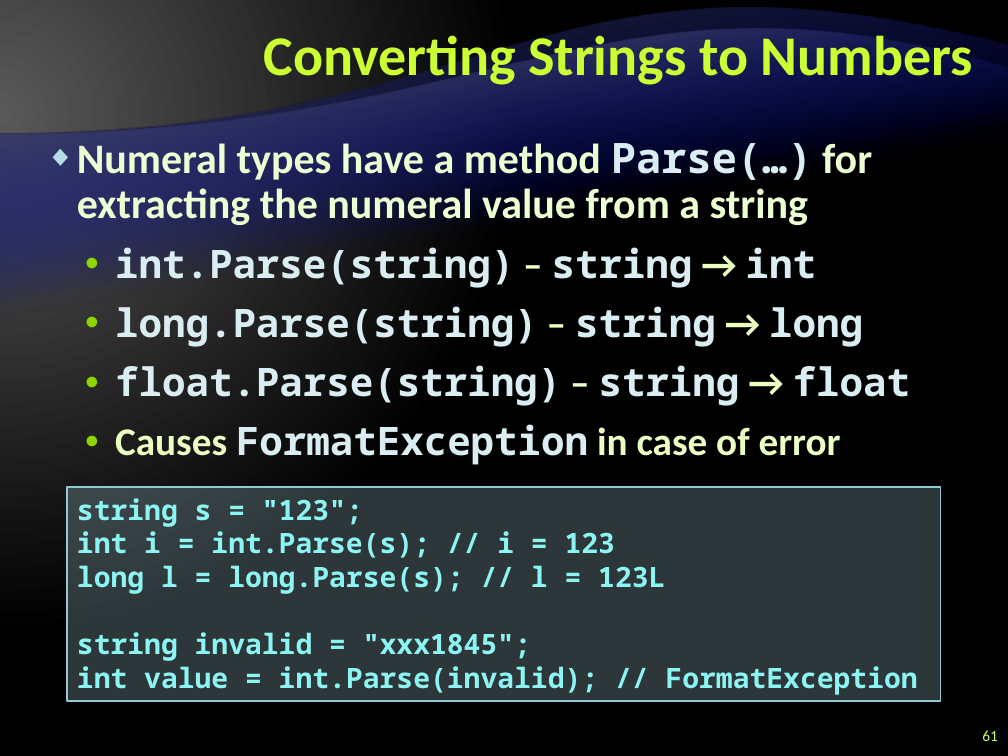
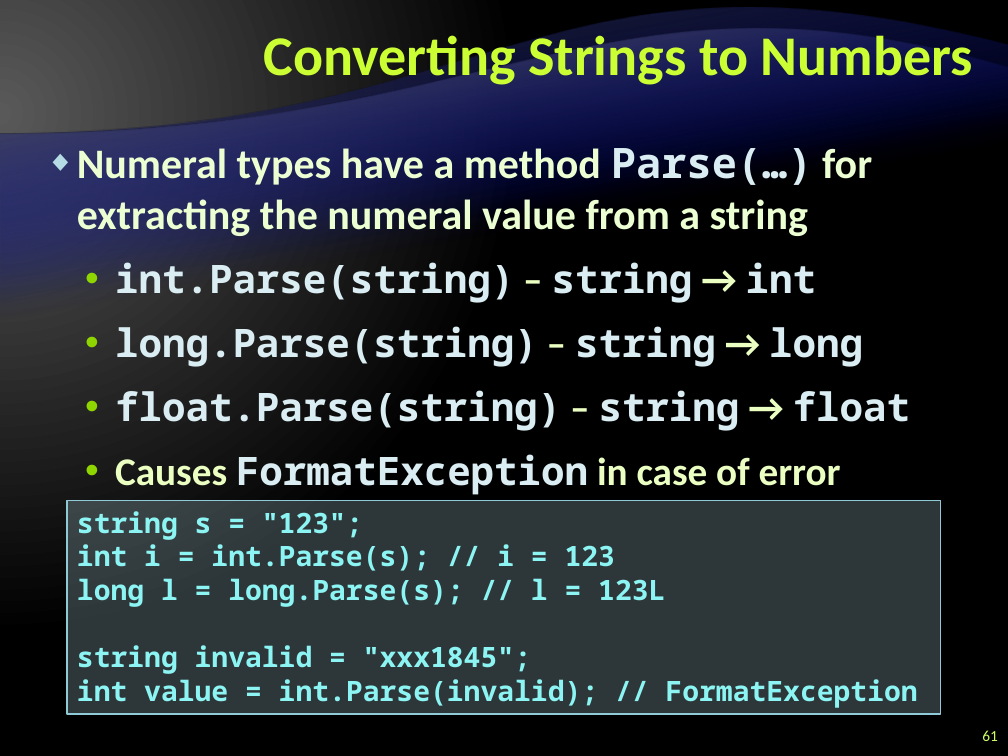
Before and after one commit to Graveheart/aspnetcourse, a slide deck: slide 61 of 2010/lectures/2. CSharp Language Overview - Part I.pptx. Drawn at 1008x756 pixels with LibreOffice and Linux fonts; fonts in the diff are those of the drawing; background and template pictures are left out. Boxes give left, top, right and bottom in pixels: in the first picture for what was removed or moved away, otherwise in the second. Text is boxed around its words. In the diff, an @@ line names an element or a change of style, - is before the commit and + after.

```diff
--- a/2010/lectures/2. CSharp Language Overview - Part I.pptx
+++ b/2010/lectures/2. CSharp Language Overview - Part I.pptx
@@ text "Numeral types have a method ..." at [77,148,910,495]: line spacing 0.9 to 1 @@
@@ rectangle "string s = "123";": place and size @@
-rectangle "string s = "123";" at [67,487,940,701]
+rectangle "string s = "123";" at [67,500,940,714]
@@ rectangle "string s = "123";" at [67,500,940,714]: line spacing 24pt to 1 @@
```
Also in this commit, not shown: 37 other slides changed.
